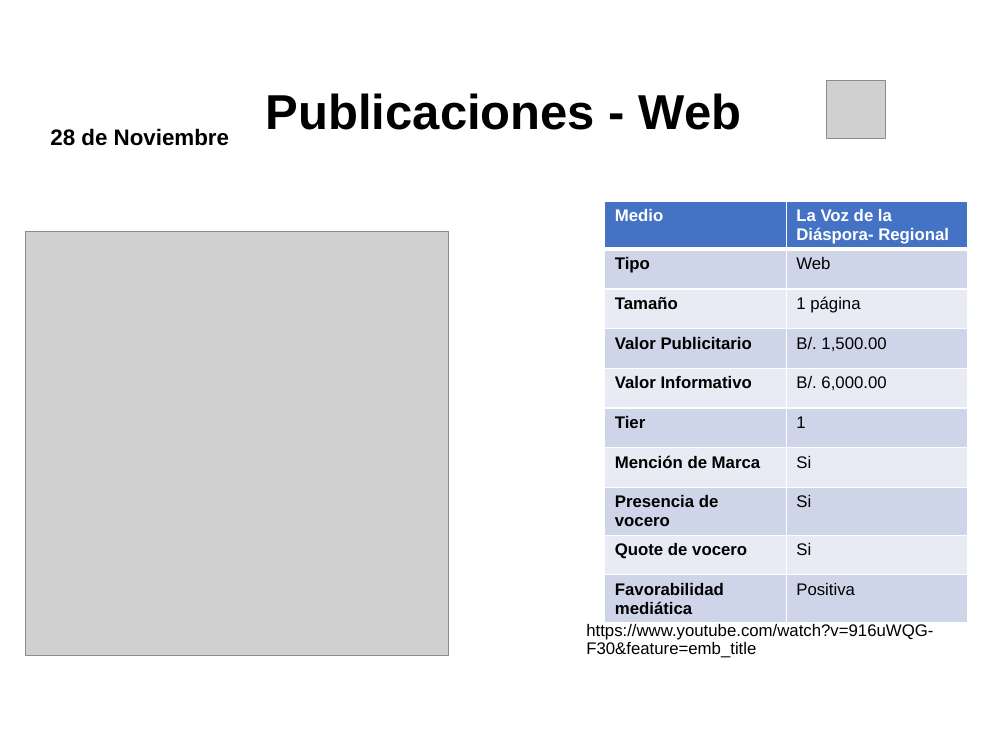
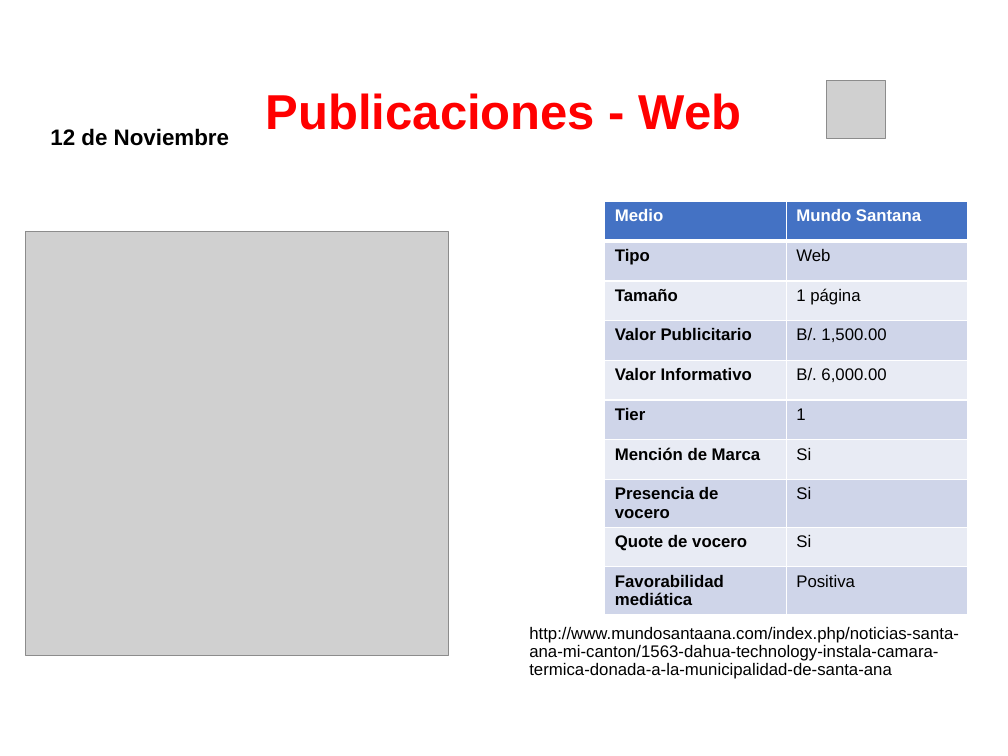
Before and after one commit to dgarci23/Report-Generator, a slide deck: slide 2 of Presentacion Terminada.pptx (slide 19 before the commit). Drawn at 1008x756 pixels with LibreOffice and Linux fonts; fonts in the diff are those of the drawing; grey boxes stand for pictures; background and template pictures are left out. Boxes give left, top, right and bottom in pixels: in the first picture for what was removed or moved away, otherwise in the second. Text is boxed around its words. In the diff, an @@ line names an element or a change of style, - is before the commit and + after.

```diff
--- a/Presentacion Terminada.pptx
+++ b/Presentacion Terminada.pptx
@@ title "Publicaciones - Web" at box(266, 93, 742, 130): text colour #000000 to #FF0000 @@
@@ text at box(50, 128, 229, 146): text changed @@
-28 de Noviembre
+12 de Noviembre
@@ table at box(605, 202, 968, 609) @@
-row 1, column 2: La Voz de la Diáspora- Regional
+row 1, column 2: Mundo Santana
@@ text at box(529, 627, 959, 679): text changed @@
-https://www.youtube.com/watch?v=916uWQG-F30&feature=emb_title
+http://www.mundosantaana.com/index.php/noticias-santa-ana-mi-canton/1563-dahua-technology-instala-camara-termica-donada-a-la-municipalidad-de-santa-ana
```
Also in this commit, not shown: 7 other slides changed, 29 slides removed, 2 other files.
